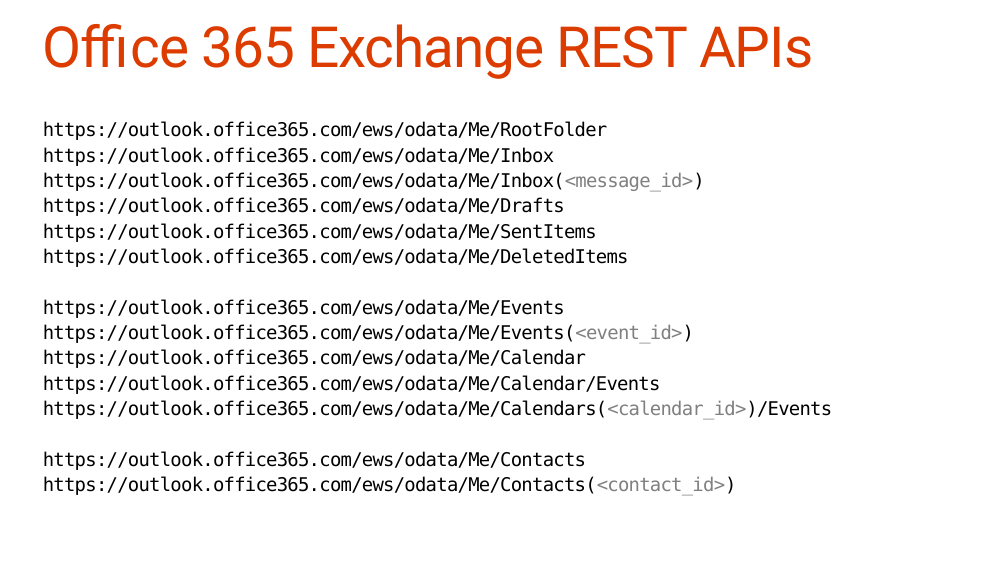
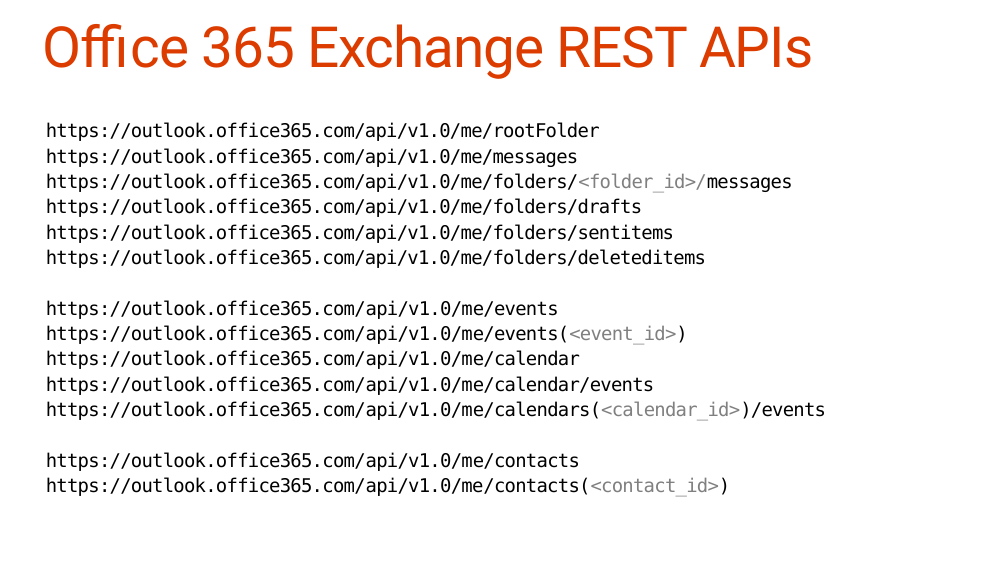
Before and after one commit to fabbbiob/TrainingContent, a slide deck: slide 27 of O3653-2 Deep Dive into Office 365 APIs for Calendar, Mail, and Contacts/O3653-2 Deep Dive into Office 365 APIs for Calendar, Mail, and Contacts.pptx. Drawn at 1008x567 pixels with LibreOffice and Linux fonts; fonts in the diff are those of the drawing. Boxes give left, top, right and bottom in pixels: in the first picture for what was removed or moved away, otherwise in the second. Text is boxed around its words. In the diff, an @@ line names an element or a change of style, - is before the commit and + after.

Commit message:
updated deck with RTM code snippets & correct REST URL paths

```diff
--- a/O3653-2 Deep Dive into Office 365 APIs for Calendar, Mail, and Contacts/O3653-2 Deep Dive into Office 365 APIs for Calendar, Mail, and Contacts.pptx
+++ b/O3653-2 Deep Dive into Office 365 APIs for Calendar, Mail, and Contacts/O3653-2 Deep Dive into Office 365 APIs for Calendar, Mail, and Contacts.pptx
@@ text at <box>46,122,826,497</box>: text changed @@
-https://outlook.office365.com/ews/odata/Me/RootFolder
-https://outlook.office365.com/ews/odata/Me/Inbox
-https://outlook.office365.com/ews/odata/Me/Inbox(<message_id>)
-https://outlook.office365.com/ews/odata/Me/Drafts
-https://outlook.office365.com/ews/odata/Me/SentItems
-https://outlook.office365.com/ews/odata/Me/DeletedItems
-https://outlook.office365.com/ews/odata/Me/Events
-https://outlook.office365.com/ews/odata/Me/Events(<event_id>)
-https://outlook.office365.com/ews/odata/Me/Calendar
-https://outlook.office365.com/ews/odata/Me/Calendar/Events
-https://outlook.office365.com/ews/odata/Me/Calendars(<calendar_id>)/Events
-https://outlook.office365.com/ews/odata/Me/Contacts
-https://outlook.office365.com/ews/odata/Me/Contacts(<contact_id>)
+https://outlook.office365.com/api/v1.0/me/rootFolder
+https://outlook.office365.com/api/v1.0/me/messages
+https://outlook.office365.com/api/v1.0/me/folders/<folder_id>/messages
+https://outlook.office365.com/api/v1.0/me/folders/drafts
+https://outlook.office365.com/api/v1.0/me/folders/sentitems
+https://outlook.office365.com/api/v1.0/me/folders/deleteditems
+https://outlook.office365.com/api/v1.0/me/events
+https://outlook.office365.com/api/v1.0/me/events(<event_id>)
+https://outlook.office365.com/api/v1.0/me/calendar
+https://outlook.office365.com/api/v1.0/me/calendar/events
+https://outlook.office365.com/api/v1.0/me/calendars(<calendar_id>)/events
+https://outlook.office365.com/api/v1.0/me/contacts
+https://outlook.office365.com/api/v1.0/me/contacts(<contact_id>)
```
Also in this commit, not shown: 14 other slides changed.
